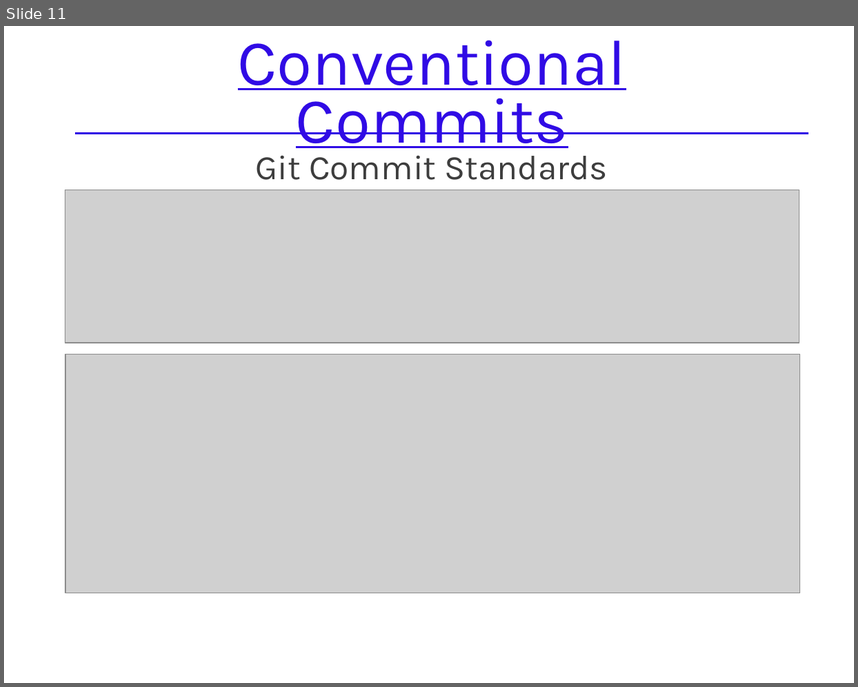
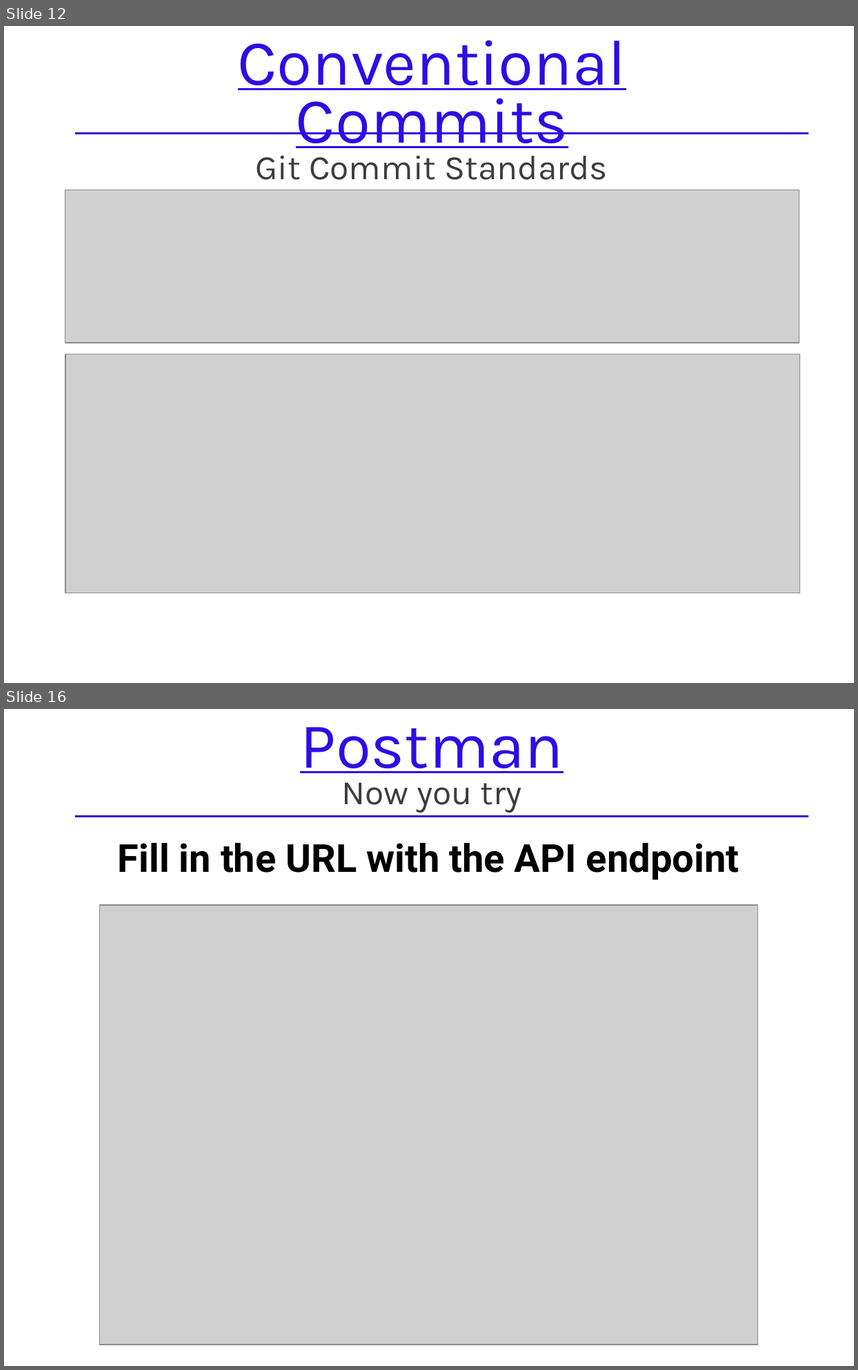
Before and after one commit to Atsukio/REST-API-Workshop, a slide deck: docs/REST API Workshop.pptx. Shown one above the other, each under a label of ours: slide 11 before the commit, slides 12 and 16 after it; the slides between them are not shown. The pictures are 858x687 and 858x1370 pixels, drawn with LibreOffice and Linux fonts; fonts in the diff are those of the drawing; grey boxes stand for pictures. Boxes give left, top, right and bottom in pixels: in the first picture for what was removed or moved away, otherwise in the second. Text is boxed around its words. In the diff, an @@ line names an element or a change of style, - is before the commit and + after.

```diff
--- a/docs/REST API Workshop.pptx
+++ b/docs/REST API Workshop.pptx
@@ slide 16 added at [4, 709, 854, 1366], background #FFFFFF @@
@@ text added at [300, 727, 564, 812], 32 pt, text #3D3D3D @@
+Postman
+Now you try
@@ line added from (75, 817) to (809, 817), #300BE5 2 pt @@
@@ text added at [118, 843, 739, 880], 36 pt, text #000000, bold @@
+Fill in the URL with the API endpoint
@@ picture added at [99, 905, 757, 1345] @@
@@ what was slide 11 is now slide 12 @@
```
Also in this commit, not shown: 1 slide changed, 12 other slides added.
